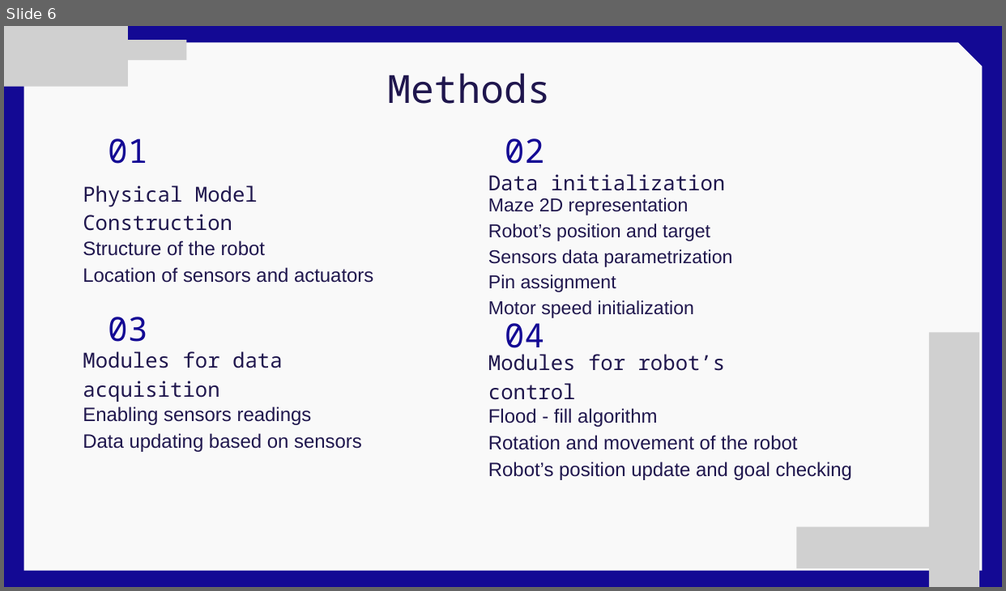
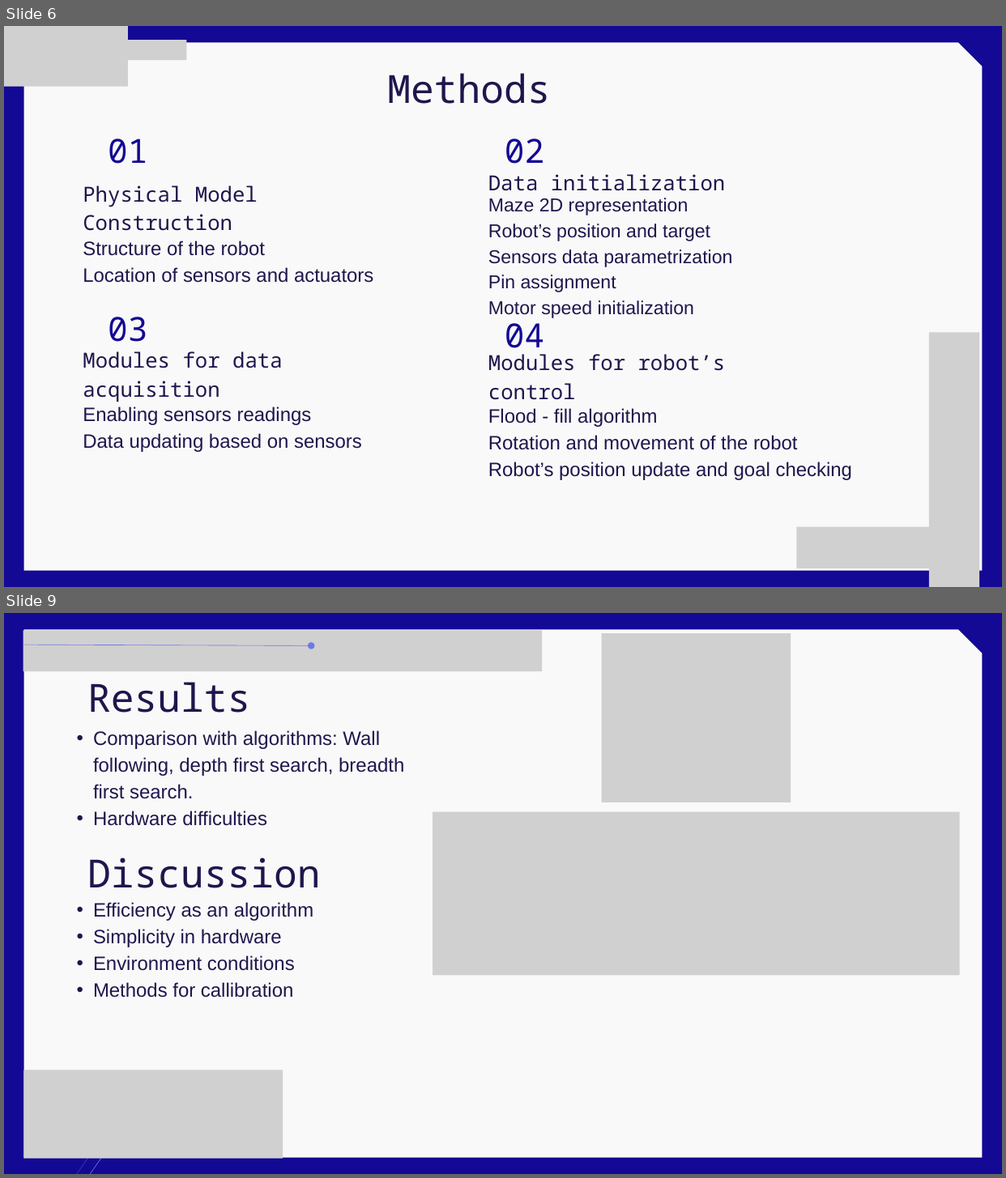
Before and after one commit to GenCabMon/proy_final_controlcont, a slide deck: Flood-Fill Algorithm for Maze Solving.pptx. Shown one above the other, each under a label of ours: slide 6 before the commit, slides 6 and 9 after it; the slides between them are not shown. The pictures are 1006x591 and 1006x1178 pixels, drawn with LibreOffice and Linux fonts; fonts in the diff are those of the drawing; grey boxes stand for pictures. Boxes give left, top, right and bottom in pixels: in the first picture for what was removed or moved away, otherwise in the second. Text is boxed around its words. In the diff, an @@ line names an element or a change of style, - is before the commit and + after.

```diff
--- a/Flood-Fill Algorithm for Maze Solving.pptx
+++ b/Flood-Fill Algorithm for Maze Solving.pptx
@@ slide 9 added at (4, 613, 1002, 1174), background #130994 @@
@@ picture added at (23, 631, 543, 671) @@
@@ freeform shape added at (24, 629, 982, 1158), fill #F9F9F9 @@
@@ picture added at (601, 633, 791, 803) @@
@@ arrow added from (23, 645) to (311, 646), #6F79E3 0.75 pt @@
@@ text added at (87, 682, 250, 713), 56 pt, text #1F164D @@
+Results
@@ text added at (93, 730, 404, 826), 28 pt, text #1F164D @@
+  • Comparison with algorithms: Wall following, depth first search, breadth first search.
+  • Hardware difficulties
@@ picture added at (432, 812, 960, 975) @@
@@ text added at (87, 858, 321, 888), 56 pt, text #1F164D @@
+Discussion
@@ text added at (93, 902, 313, 998), 28 pt, text #1F164D @@
+  • Efficiency as an algorithm
+  • Simplicity in hardware
+  • Environment conditions
+  • Methods for callibration
@@ picture added at (24, 1070, 283, 1159) @@
@@ arrow added from (136, 1110) to (55, 1174), #6F79E3 0.75 pt @@
@@ arrow added from (104, 1136) to (23, 1174), #433ABA 0.75 pt @@
```
Also in this commit, not shown: 3 other slides added, 3 slides removed, 1 other file.
